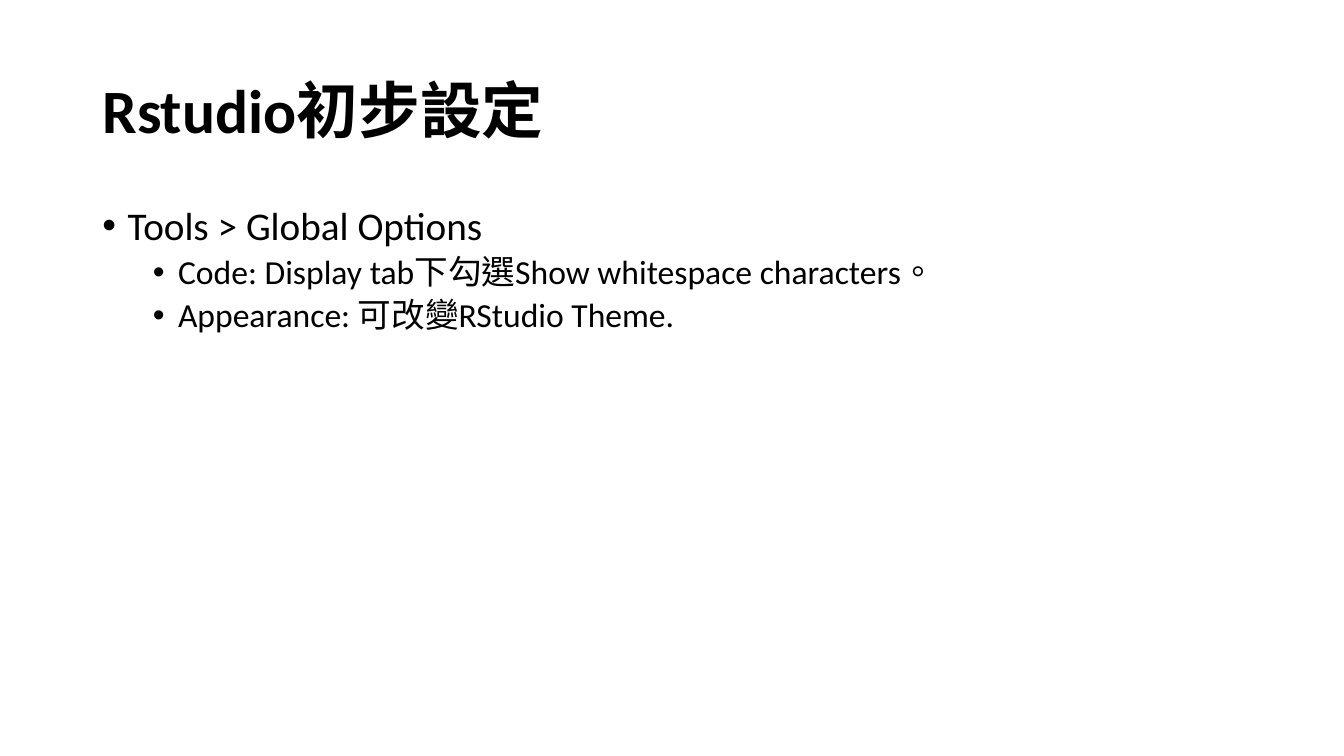
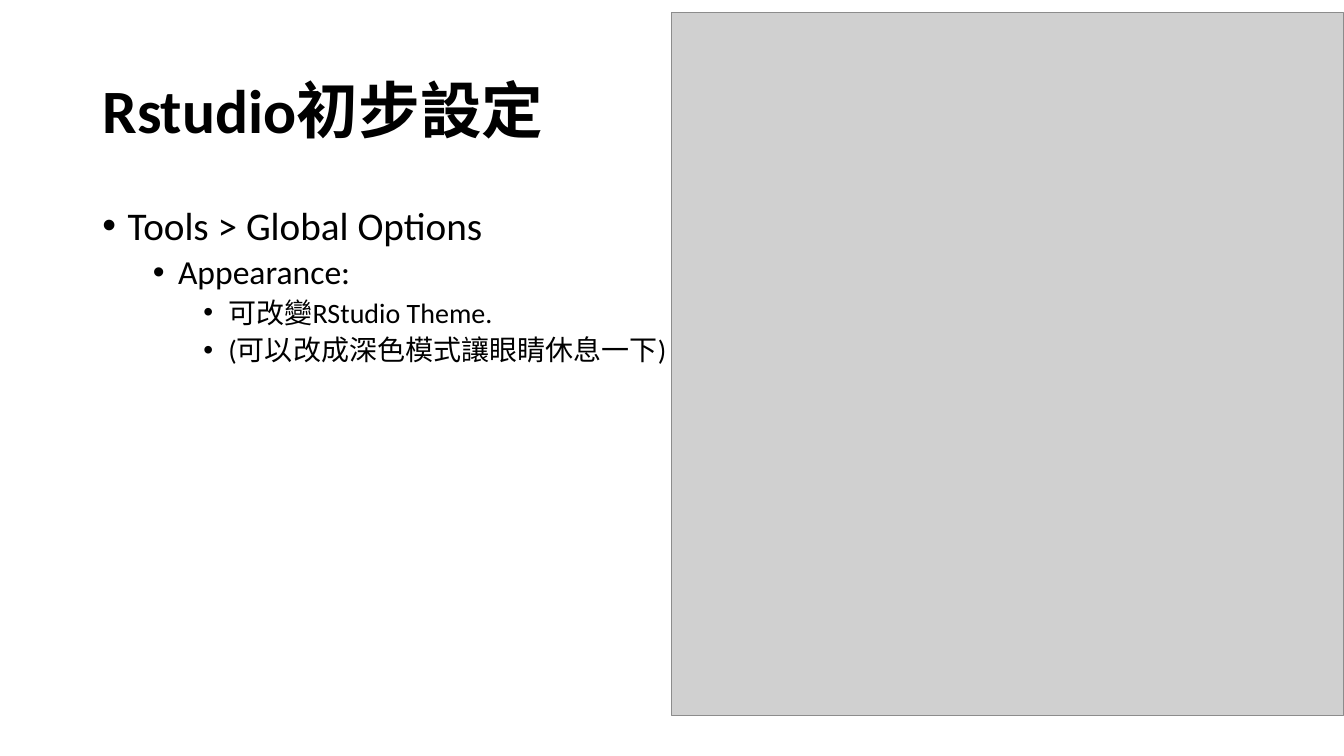
Before and after one commit to qbiexyz/R-for-NGO, a slide deck: slide 7 of ppt/基礎篇1_R 與R studio的介紹.pptx (slide 5 before the commit). Drawn at 1344x756 pixels with LibreOffice and Linux fonts; fonts in the diff are those of the drawing; grey boxes stand for pictures. Boxes give left, top, right and bottom in pixels: in the first picture for what was removed or moved away, otherwise in the second. Text is boxed around its words. In the diff, an @@ line names an element or a change of style, - is before the commit and + after.

```diff
--- a/ppt/基礎篇1_R 與R studio的介紹.pptx
+++ b/ppt/基礎篇1_R 與R studio的介紹.pptx
@@ picture added at <box>673,12,1344,716</box> @@
@@ text at <box>178,262,666,364</box>: text changed; size 24 to 20 pt @@
-  • Code: Display tab下勾選Show whitespace characters。
-  • Appearance: 可改變RStudio Theme.
+  • Appearance:
+    • 可改變RStudio Theme.
+    • (可以改成深色模式讓眼睛休息一下)
```
Also in this commit, not shown: 3 other slides changed, 10 slides added, 1 slide removed, 32 other files.
